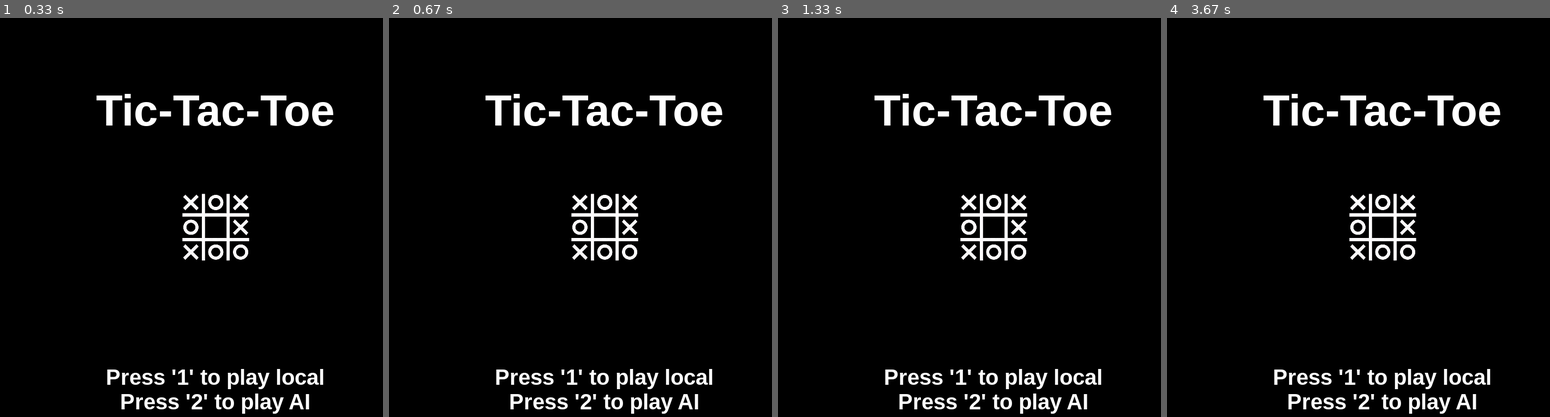
Above: before the commit, frames 1-4 (left to right).
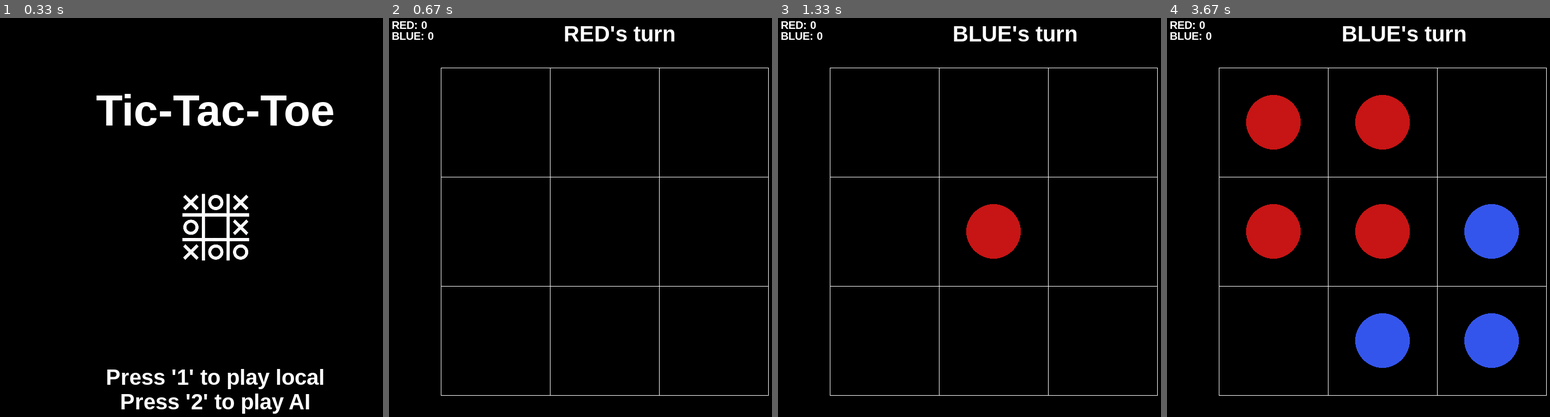
Above: after the commit, the same moments.

Repository: etooley77/PyGame-Tic-Tac-Toe
Game: pygame game, started from main.py
Two runs of this game, one before a commit and one after it. Both use one fixed random seed, a clock stepped at 60 frames per second and the inputs below.
Inputs (mouse positions are in pixels of both pictures, inside the frame that each line leads up to):
- Up to frame 1 (0.33 s): no input
- Up to frame 2 (0.67 s): tap 2 at 0.33 s
- Up to frame 3 (1.33 s): click (996, 261) at 0.72 s; tap Space at 1 s
- Up to frame 4 (3.67 s): click (1542, 385) at 1.38 s; click (1392, 85) at 1.72 s; click (1362, 345) at 2.05 s; click (1320, 141) at 2.88 s; click (1496, 193) at 3.22 s; click (1239, 273) at 3.55 s

Frame 1 is identical in both runs. In frame 2, 6.4% of the frame differs, in the area x 0-100%, y 0-100%; in frame 3, 7.4%; in frame 4, 16%.

Commit message:
Reformat game functions, update tie mechanics, and outline AI opponent class

Diff:
--- /dev/null
+++ b/ai.py
@@ -0,0 +1,25 @@
+import pygame
+
+from constants import *
+
+from player import Player
+
+#
+class AIPlayer(Player):
+	def __init__(self, color):
+		super().__init__(color)
+
+
+
+	def check_board(self):
+		pass
+
+	def check_player_pieces(self):
+		pass
+
+	def check_self_pieces(self):
+		pass
+
+	# AI turn
+	def make_move(self):
+		pass
--- a/game.py
+++ b/game.py
@@ -7,6 +7,7 @@
 from board import Board
 from piece import Piece
 from player import Player
+from ai import AIPlayer
 
 # ---------------------------------------------------
 
@@ -42,7 +43,7 @@
 
         # Players
         self.p1 = Player(RED)
-        self.p2 = Player(BLUE)
+        self.p2 = None
         self.curr_move = 1
 
         self.turn = "RED"
@@ -50,6 +51,7 @@
         # Check for game win
         self.game_won = False
         self.winner = ""
+        self.last_winner = ""
 
     #
     # Screen functions
@@ -111,6 +113,10 @@
             if event.type == pygame.KEYDOWN:
                 if event.key == pygame.K_1:
                     self.game_started = True
+                    self.p2 = Player(BLUE)
+                elif event.key == pygame.K_2:
+                    self.game_started = True
+                    self.p2 = AIPlayer(BLUE)
 
         self.draw_start_screen_frame()
 
@@ -126,7 +132,8 @@
                 sys.exit()
             # Handle keydown events
             if event.type == pygame.KEYDOWN:
-                pass
+                if event.key == pygame.K_SPACE:
+                    print(self.last_winner)
             # Handle mouse click events
             if event.type == pygame.MOUSEBUTTONDOWN:
                 if not self.game_won:
@@ -137,18 +144,18 @@
                     # If empty
                     if self.board.get_tile_status(nearest_tile):
                         # If p1's turn
-                        if self.curr_move % 2 == 1:
+                        if self.turn == "RED":
                             # Mark tile as covered
                             self.board.set_tile_status(nearest_tile)
 
                             # Create new piece with p1's color
-                            new_piece = Piece(self.p1.color, self.board.get_tile_center(nearest_tile))
+                            new_piece = Piece(self.p1.color, self.board.get_tile_center(nearest_tile), nearest_tile)
                             self.p1.pieces.append(nearest_tile)
                             self.pieces.add(new_piece)
 
                             self.curr_move += 1 # Next move
 
-                            check_result = self.board.check_win(self.p1.pieces, " RED", self.p1) # Check for win
+                            check_result = self.board.check_win(self.p1.pieces, "RED", self.p1) # Check for win
                             if check_result[0]:
                                 self.game_won = check_result[0]
                                 self.winner = check_result[1]
@@ -165,7 +172,7 @@
                             self.board.set_tile_status(nearest_tile)
 
                             # Create new piece with p2's color
-                            new_piece = Piece(self.p2.color, self.board.get_tile_center(nearest_tile))
+                            new_piece = Piece(self.p2.color, self.board.get_tile_center(nearest_tile), nearest_tile)
                             self.p2.pieces.append(nearest_tile)
                             self.pieces.add(new_piece)
 
@@ -234,9 +241,20 @@
                     for piece in self.pieces.sprites():
                         piece.kill()
 
-                    # Reset the move count
+                    # Reset the move count and turn
                     self.curr_move = 1
-                    self.turn = "RED"
+
+                    if self.winner == "RED":
+                        self.last_winner = "RED"
+                        self.turn = "BLUE"
+                    elif self.winner == "BLUE":
+                        self.last_winner = "BLUE"
+                        self.turn = "RED"
+                    else:
+                        if self.last_winner == "RED":
+                            self.turn = "BLUE"
+                        else:
+                            self.turn = "RED"
 
                     # Reset the win boolean and the winner
                     self.game_won = False
--- a/piece.py
+++ b/piece.py
@@ -3,10 +3,12 @@
 from constants import *
 
 class Piece(pygame.sprite.Sprite):
-    def __init__(self, color, pos):
+    def __init__(self, color, pos, index):
         super().__init__()
 
         # Create surface object
         self.surface = pygame.Surface((piece_width, piece_width), pygame.SRCALPHA)
         pygame.draw.circle(self.surface, color, ((piece_width / 2), (piece_width / 2)), (piece_width / 2))
         self.rect = self.surface.get_rect(center = pos)
+
+        self.index = index
